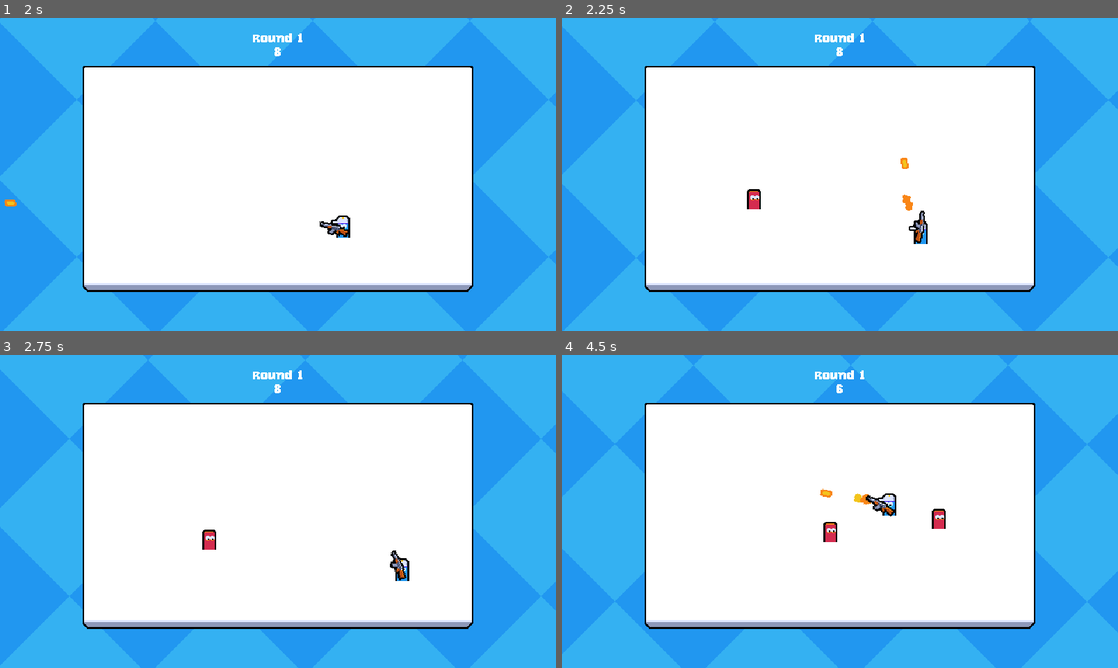
Above: before the commit, frames 1-4 (two rows, left to right).
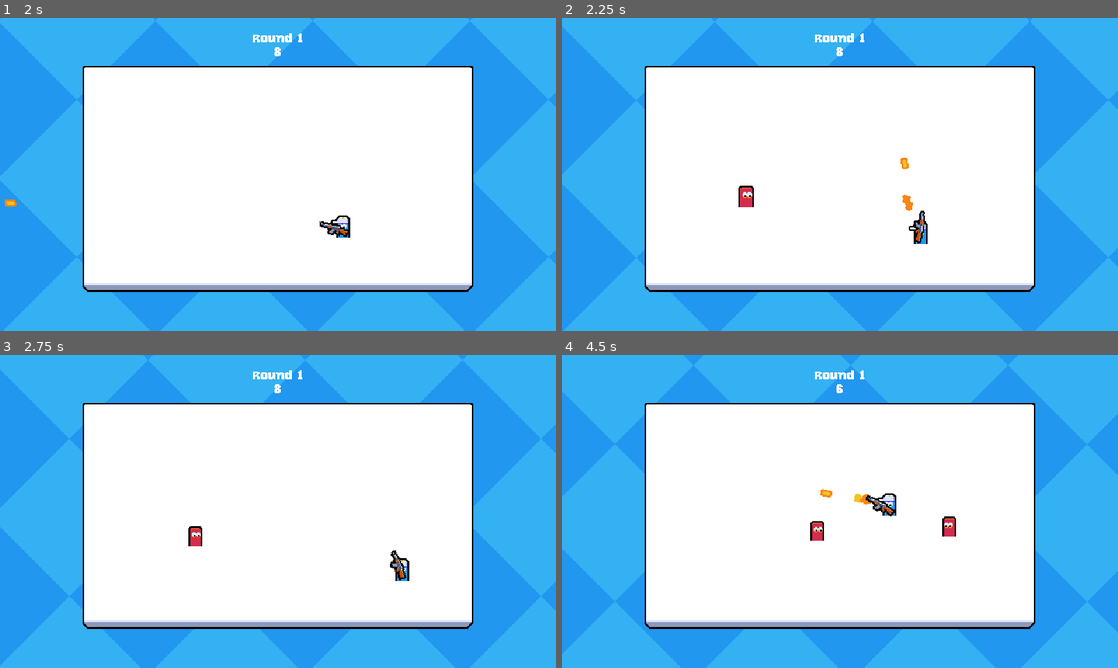
Above: after the commit, the same moments.

Repository: exglegaming/Multiplayer-Course
Game: Godot game, scene res://scenes/levels/main.tscn
Two runs of this game, one before a commit and one after it. Both use one fixed random seed, a clock stepped at 60 frames per second and the inputs below. This scene is started directly instead of the project's main scene.
Inputs (mouse positions are in pixels of both pictures, inside the frame that each line leads up to):
- Up to frame 1 (2 s): move the mouse to (400, 158) at 0.52 s; hold D (move_right) 0.53-1.28 s; click (400, 158) at 0.6 s; move the mouse to (166, 190) at 1.27 s; hold S (move_down) from 1.28 s (still down); click (166, 190) at 1.35 s
- Up to frame 2 (2.25 s): move the mouse to (895, 105) at 2.02 s; release S (move_down) at 2.03 s; hold D (move_right) from 2.03 s (still down); click (895, 105) at 2.1 s
- Up to frame 3 (2.75 s): keep holding D (move_right)
- Up to frame 4 (4.5 s): move the mouse to (812, 574) at 2.77 s; release D (move_right) at 2.78 s; hold W (move_up) 2.78-3.53 s; click (812, 574) at 2.85 s; move the mouse to (1006, 558) at 3.52 s; hold A (move_left) from 3.53 s (still down); click (1006, 558) at 3.6 s; move the mouse to (673, 464) at 4.27 s; click (673, 464) at 4.35 s

Frame 1 is identical in both runs. In frame 2, 0.3% of the frame differs, in the area x 31-36%, y 53-62%; in frame 3, 0.3%; in frame 4, 0.6%, in the area x 44-71%, y 49-60%.

Commit message:
improving enemies

Diff:
--- a/scenes/entities/enemy/enemy.tscn
+++ b/scenes/entities/enemy/enemy.tscn
@@ -10,18 +10,22 @@
 properties/0/path = NodePath(".:global_position")
 properties/0/spawn = true
 properties/0/replication_mode = 1
-
-[sub_resource type="RectangleShape2D" id="RectangleShape2D_dxsuy"]
-size = Vector2(10, 14)
+properties/1/path = NodePath(".:target_position")
+properties/1/spawn = true
+properties/1/replication_mode = 2
 
 [sub_resource type="RectangleShape2D" id="RectangleShape2D_in88q"]
 size = Vector2(16, 24)
 
 [sub_resource type="CircleShape2D" id="CircleShape2D_j1w5s"]
-radius = 4.0
+radius = 5.0
+
+[sub_resource type="RectangleShape2D" id="RectangleShape2D_dxsuy"]
+size = Vector2(10, 14)
 
 [node name="Enemy" type="CharacterBody2D"]
-collision_layer = 0
+collision_layer = 4
+collision_mask = 5
 motion_mode = 1
 script = ExtResource("1_e58rf")
 
@@ -35,13 +39,6 @@
 [node name="HealthComponent" parent="." instance=ExtResource("2_6fawb")]
 max_health = 2
 
-[node name="HitboxComponent" parent="." instance=ExtResource("5_dxsuy")]
-position = Vector2(0, -10)
-collision_layer = 4
-
-[node name="CollisionShape2D" type="CollisionShape2D" parent="HitboxComponent"]
-shape = SubResource("RectangleShape2D_dxsuy")
-
 [node name="HurtboxComponent" parent="." node_paths=PackedStringArray("health_component") instance=ExtResource("3_in88q")]
 position = Vector2(0, -12)
 health_component = NodePath("../HealthComponent")
@@ -49,11 +46,20 @@
 [node name="CollisionShape2D2" type="CollisionShape2D" parent="HurtboxComponent"]
 shape = SubResource("RectangleShape2D_in88q")
 
-[node name="Sprite2D" type="Sprite2D" parent="."]
+[node name="Visuals" type="Node2D" parent="."]
+
+[node name="Sprite2D" type="Sprite2D" parent="Visuals"]
 texture = ExtResource("1_j1w5s")
 centered = false
 offset = Vector2(-8, -23)
 
 [node name="CollisionShape2D" type="CollisionShape2D" parent="."]
-position = Vector2(0, -4)
+position = Vector2(0, -5)
 shape = SubResource("CircleShape2D_j1w5s")
+
+[node name="HitboxComponent" parent="." instance=ExtResource("5_dxsuy")]
+position = Vector2(0, -10)
+collision_layer = 4
+
+[node name="CollisionShape2D" type="CollisionShape2D" parent="HitboxComponent"]
+shape = SubResource("RectangleShape2D_dxsuy")
--- a/scripts/entities/enemy/enemy.gd
+++ b/scripts/entities/enemy/enemy.gd
@@ -3,15 +3,18 @@
 
 const PLAYER: StringName = "player"
 
-
 var target_position: Vector2
+var is_spawning: bool
 
 @onready var target_acquisistion_timer: Timer = $TargetAcquisitionTimer
 @onready var health_component: HealthComponent = $HealthComponent
+@onready var visuals: Node2D = $Visuals
 
 
 func _ready() -> void:
   target_acquisistion_timer.timeout.connect(_on_target_aqcuisition_timer_timeout)
+
+  play_spawn_animation()
 
   if is_multiplayer_authority():
     health_component.died.connect(_on_died)
@@ -19,9 +22,28 @@
 
 
 func _process(_delta: float) -> void:
-  if is_multiplayer_authority():
+  if is_multiplayer_authority() && !is_spawning:
     velocity = global_position.direction_to(target_position) * 40
     move_and_slide()
+
+  if !is_spawning:
+    flip()
+
+
+func flip() -> void:
+  visuals.scale = Vector2.ONE if target_position.x > global_position.x else Vector2(-1, 1)
+
+
+func play_spawn_animation() -> void:
+  is_spawning = true
+  var tween: Tween = create_tween()
+  tween.tween_property(visuals, "scale", Vector2.ONE, .4)\
+    .from(Vector2.ZERO)\
+    .set_ease(Tween.EASE_OUT)\
+    .set_trans(Tween.TRANS_BACK)
+
+  await tween.finished
+  is_spawning = false
 
 
 func acquire_target() -> void:
--- a/scripts/manager/enemy_manager.gd
+++ b/scripts/manager/enemy_manager.gd
@@ -54,7 +54,10 @@
 
 @rpc("authority", "call_remote", "reliable")
 func _sychronize(data: Dictionary) -> void:
-	round_timer.wait_time = data["round_timer_time_left"]
+	var wait_time: float = data["round_timer_time_left"]
+	if wait_time > 0:
+		round_timer.wait_time = wait_time
+
 	if data["round_timer_is_running"]:
 		round_timer.start()
 	round_count = data["round_count"]
